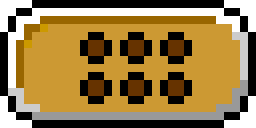
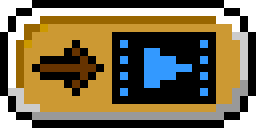
Layers edited between the first and the second 256×128 image:
added layer "ad_pressed" above "ad" over [32, 32, 216, 104]
hid "menu_pressed" over [80, 32, 192, 104]
